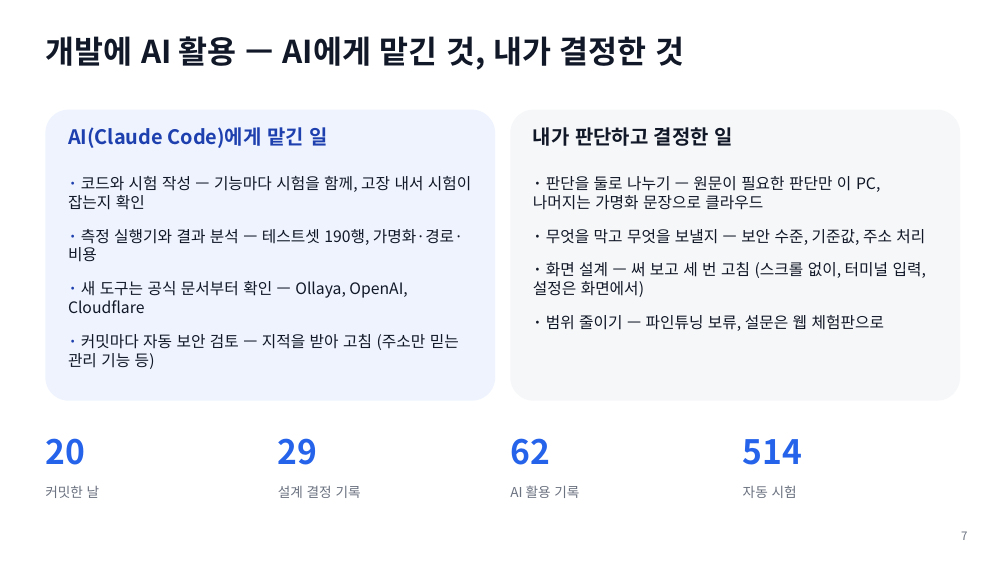
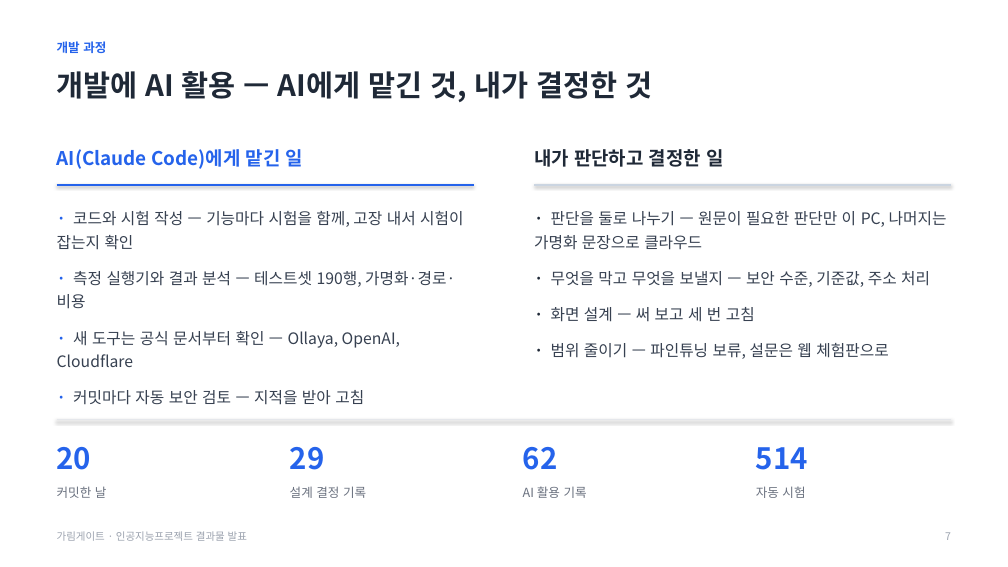
Before and after one commit to baesanggue/ai-gateway, a slide deck: slide 7 of docs/presentation/2026-11-17-garimgate.pptx. Drawn at 1008x567 pixels with LibreOffice and Linux fonts; fonts in the diff are those of the drawing. Boxes give left, top, right and bottom in pixels: in the first picture for what was removed or moved away, otherwise in the second. Text is boxed around its words. In the diff, an @@ line names an element or a change of style, - is before the commit and + after.

```diff
--- a/docs/presentation/2026-11-17-garimgate.pptx
+++ b/docs/presentation/2026-11-17-garimgate.pptx
@@ text added at (57, 41, 106, 53), 12 pt, text #2563EB, bold @@
+개발 과정
@@ text "개발에 AI 활용 — AI에게 ...": place and size @@
-text "개발에 AI 활용 — AI에게 ..." at (45, 36, 685, 70)
+text "개발에 AI 활용 — AI에게 ..." at (57, 71, 653, 102)
@@ text "개발에 AI 활용 — AI에게 ..." at (57, 71, 653, 102): size 30 to 28 pt, text colour #111827 to #1F2937; line spacing 1 to 1.15 @@
@@ rounded rectangle removed at (45, 110, 495, 401) @@
@@ rounded rectangle removed at (510, 110, 960, 401) @@
@@ text "AI(Claude Code)에게 맡긴 일": place and size @@
-text "AI(Claude Code)에게 맡긴 일" at (68, 127, 327, 148)
+text "AI(Claude Code)에게 맡긴 일" at (57, 149, 303, 169)
@@ text "AI(Claude Code)에게 맡긴 일" at (57, 149, 303, 169): size 19 to 18 pt, text colour #1E40AF to #2563EB; line spacing 1 to 1.15 @@
@@ text "내가 판단하고 결정한 일": place and size @@
-text "내가 판단하고 결정한 일" at (533, 127, 732, 146)
+text "내가 판단하고 결정한 일" at (534, 149, 723, 167)
@@ text "내가 판단하고 결정한 일" at (534, 149, 723, 167): size 19 to 18 pt, text colour #111827 to #1F2937; line spacing 1 to 1.15 @@
@@ text "· 코드와 시험 작성 — ...": place and size @@
-text "· 코드와 시험 작성 — ..." at (68, 176, 471, 369)
+text "· 코드와 시험 작성 — ..." at (57, 211, 463, 405)
@@ line added from (57, 185) to (473, 185), #2563EB 1.5 pt @@
@@ text "· 판단을 둘로 나누기 — ...": place and size @@
-text "· 판단을 둘로 나누기 — ..." at (533, 176, 926, 331)
+text "· 판단을 둘로 나누기 — ..." at (534, 211, 947, 359)
@@ line added from (535, 185) to (951, 185), #CBD5E1 1.5 pt @@
@@ text at (57, 211, 463, 367): text colour #1E40AF to #2563EB in "·", "·", "·"; text colour #111827 to #374151 in "코드와 시험 작성 — 기능마다 시험을 함께, ...", "측정 실행기와 결과 분석 — 테스트셋 190행, ...", "새 도구는 공식 문서부터 확인 — Ollaya, ..."; line spacing 1 to 1.25; less space between paragraphs @@
@@ text at (534, 211, 947, 359): text colour #111827 to #1F2937 in "·", "·", "·"; text colour #111827 to #374151 in "판단을 둘로 나누기 — 원문이 필요한 판단만 ...", "무엇을 막고 무엇을 보낼지 — 보안 수준, ...", "범위 줄이기 — 파인튜닝 보류, 설문은 웹 ..."; line spacing 1 to 1.25; less space between paragraphs @@
@@ text at (551, 307, 755, 322): text changed; text colour #111827 to #374151 @@
-· 화면 설계 — 써 보고 세 번 고침 (스크롤 없이, 터미널 입력, 설정은 화면에서)
+· 화면 설계 — 써 보고 세 번 고침
@@ text at (73, 390, 364, 405): text changed; text colour #111827 to #374151 @@
-· 커밋마다 자동 보안 검토 — 지적을 받아 고침 (주소만 믿는 관리 기능 등)
+· 커밋마다 자동 보안 검토 — 지적을 받아 고침
@@ text "20": place and size @@
-text "20" at (45, 438, 85, 465)
+text "20" at (57, 447, 92, 470)
@@ line added from (57, 420) to (951, 420), #E5E7EB 1 pt @@
@@ text "29": place and size @@
-text "29" at (278, 438, 318, 465)
+text "29" at (290, 447, 325, 470)
@@ text "62": place and size @@
-text "62" at (510, 438, 550, 465)
+text "62" at (523, 447, 558, 470)
@@ size 32 to 28 pt; line spacing 1 to 1.15 in 4 elements at (290, 447, 325, 470), (57, 447, 92, 470), (523, 447, 558, 470), (756, 447, 808, 470) @@
@@ text "514": place and size @@
-text "514" at (743, 439, 802, 465)
+text "514" at (756, 447, 808, 470)
@@ text "커밋한 날": place and size @@
-text "커밋한 날" at (45, 485, 100, 498)
+text "커밋한 날" at (57, 486, 107, 498)
@@ text "설계 결정 기록": place and size @@
-text "설계 결정 기록" at (278, 486, 361, 498)
+text "설계 결정 기록" at (290, 486, 366, 498)
@@ text "AI 활용 기록": place and size @@
-text "AI 활용 기록" at (510, 485, 579, 498)
+text "AI 활용 기록" at (523, 486, 587, 498)
@@ size 13 to 12 pt; line spacing 1 to 1.15 in 4 elements at (290, 486, 366, 498), (57, 486, 107, 498), (523, 486, 587, 498), (756, 486, 805, 498) @@
@@ text "자동 시험": place and size @@
-text "자동 시험" at (743, 485, 797, 498)
+text "자동 시험" at (756, 486, 805, 498)
@@ text added at (57, 531, 247, 541), 10 pt, text #9CA3AF @@
+가림게이트 · 인공지능프로젝트 결과물 발표
@@ text "7": place and size @@
-text "7" at (961, 531, 967, 540)
+text "7" at (945, 532, 951, 540)
@@ text "7" at (945, 532, 951, 540): size 11 to 10 pt, text colour #6B7280 to #9CA3AF; line spacing 1 to 1.15 @@
```
Also in this commit, not shown: 8 other slides changed, 5 other files.
